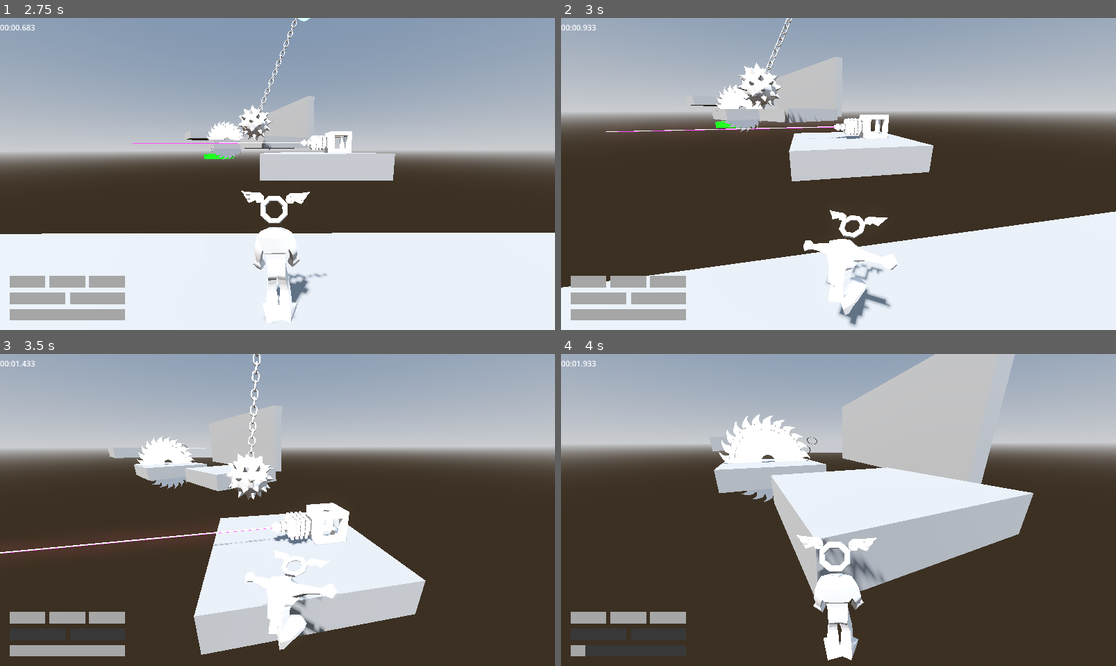
Above: before the commit, frames 1-4 (two rows, left to right).
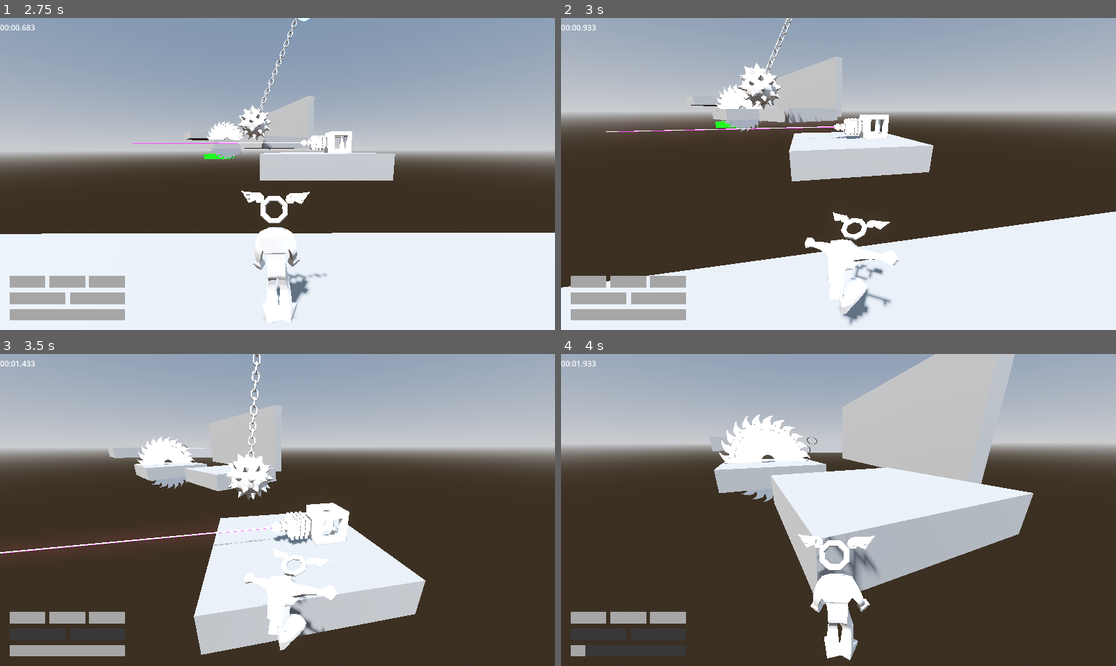
Above: after the commit, the same moments.

Repository: jpvds1/DDJD
Game: Godot game, scene res://scenes/game_controller.tscn
Same seed, same stepped clock (60 frames per second), same inputs: the game is played once before the commit and once after it. The engine's default icon, where the game draws it, is replaced by a stand-in: a white triangle on a blue panel in a dark square.
Inputs (mouse positions are in pixels of both pictures, inside the frame that each line leads up to):
- Up to frame 1 (2.75 s): click "Continue as Guest" at 0.5 s; click "Play" at 1.25 s; click "LEVEL 1" at 2 s
- Up to frame 2 (3 s): move the mouse to (866, 174) at 2.77 s; hold W (move_forwards) from 2.78 s (still down); tap Space (jump) at 2.85 s
- Up to frame 3 (3.5 s): keep holding W (move_forwards); tap Space (jump) at 3.02, 3.32 s
- Up to frame 4 (4 s): keep holding W (move_forwards); move the mouse to (810, 510) at 3.52 s; tap Q (dash) at 3.6 s; tap Space (jump) at 3.77, 3.8 s

Frame 1 is identical in both runs. In frame 2, 0.7% of the frame differs, in the area x 43-61%, y 61-99%; in frame 3, 0.1%; in frame 4, 0.8%, in the area x 42-59%, y 57-99%.

Commit message:
feat(player): animate jumps

Diff:
--- a/platformer-game/scripts/player/capsule_character.gd
+++ b/platformer-game/scripts/player/capsule_character.gd
@@ -93,6 +93,8 @@
 # ---------------------------------------------------------
 # Signals
 # ---------------------------------------------------------
+
+signal jumped()
 
 signal extra_jumps_changed(current_extra_jumps: int, max_extra_jumps: int)
 signal dash_cooldown_started(duration: float)
@@ -260,6 +262,9 @@
 func handle_jump_request(on_floor: bool) -> void:
 	if jump_buffer_timer <= 0.0:
 		return
+
+	# Notify the listeners that the player has jumped
+	jumped.emit()
 
 	if is_wall_running:
 		do_wall_jump()
--- a/platformer-game/scripts/player/player_animation.gd
+++ b/platformer-game/scripts/player/player_animation.gd
@@ -11,32 +11,34 @@
 # Variables
 # ---------------------------------------------------------
 
+var _player: CharacterBody3D
+var _fall_blend := 0.0
+
 @export var blend_strength := 15.0
-
-var player: CharacterBody3D
-var fall_blend := 0.0
 
 # ---------------------------------------------------------
 # Methods
 # ---------------------------------------------------------
 
-func update_blend_values(movement: Vector2, jump: float) -> void:
-	animation_tree.set("parameters/Movement/blend_position", blend_strength * movement)
-	animation_tree.set("parameters/Jump/blend_amount", blend_strength * jump)
+func _on_player_jumped() -> void:
+	_fall_blend = 0.4
 
 # Called when the node enters the scene tree for the first time.
 func _ready() -> void:
-	player = get_parent() as CharacterBody3D
+	_player = get_parent() as CharacterBody3D
+
+	# connect to the jump event
+	_player.jumped.connect(_on_player_jumped)
 
 func _physics_process(delta: float) -> void:
 	var max_sprint_speed: float = stats.sprint_speed.get_val()
-	var local_velocity := player.global_transform.basis.inverse() * player.velocity
+	var local_velocity := _player.global_transform.basis.inverse() * _player.velocity
 	var lerp_weight := blend_strength * delta
 
 	# compute the fall blending value
-	fall_blend = lerp(
-		fall_blend,
-		float(player.is_on_floor() or player.is_on_wall()),
+	_fall_blend = lerp(
+		_fall_blend,
+		float(_player.is_on_floor() or _player.is_on_wall()),
 		lerp_weight
 	)
 
@@ -44,5 +46,5 @@
 	var movement_blend := Vector2(local_velocity.x, -local_velocity.z) / max_sprint_speed
 
 	# update the blending values
-	animation_tree.set("parameters/Fall/blend_amount", fall_blend)
+	animation_tree.set("parameters/Fall/blend_amount", _fall_blend)
 	animation_tree.set("parameters/Movement/blend_position", movement_blend)
